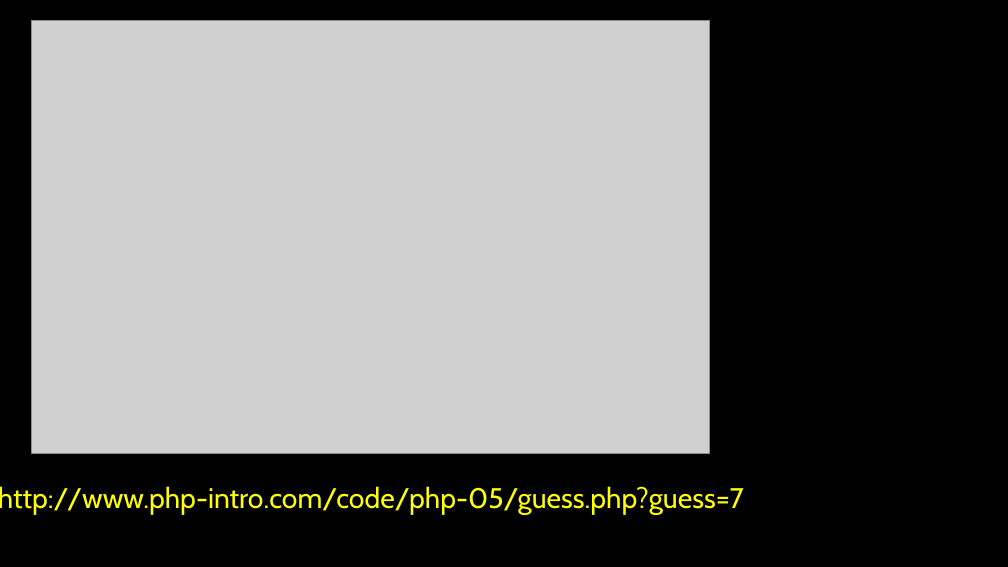
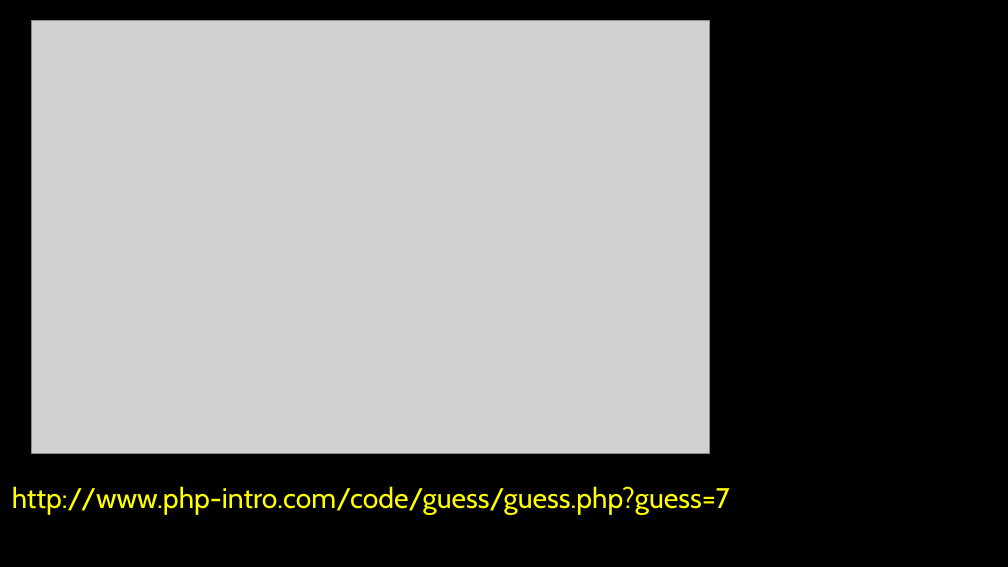
Before and after one commit to csev/wa4e, a slide deck: slide 25 of lectures/PHP-05-Arrays.ppt. Drawn at 1008x567 pixels with LibreOffice and Linux fonts; fonts in the diff are those of the drawing; grey boxes stand for pictures. Boxes give left, top, right and bottom in pixels: in the first picture for what was removed or moved away, otherwise in the second. Text is boxed around its words. In the diff, an @@ line names an element or a change of style, - is before the commit and + after.

```diff
--- a/lectures/PHP-05-Arrays.ppt
+++ b/lectures/PHP-05-Arrays.ppt
@@ text at (x1=12, y1=486, x2=730, y2=514): text changed @@
-http://www.php-intro.com/code/php-05/guess.php?guess=7
+http://www.php-intro.com/code/guess/guess.php?guess=7
```
Also in this commit, not shown: 2 other slides changed, 2 other files.
